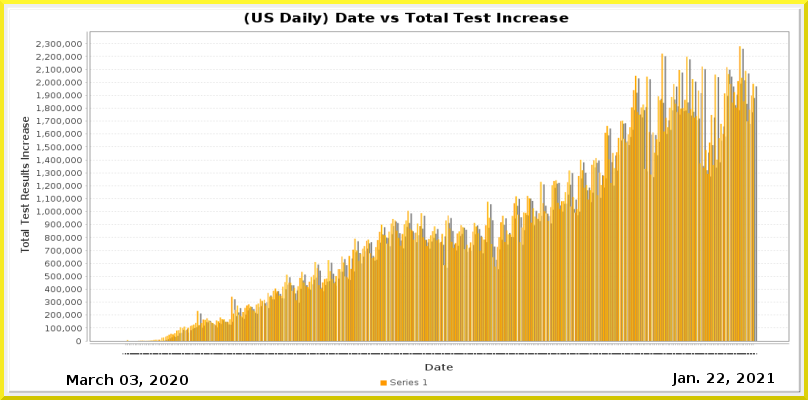
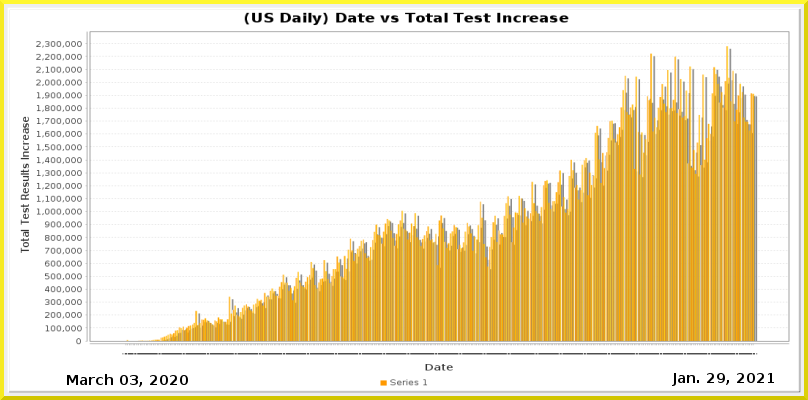
Before/after of a 808 × 400 layered artwork. What changed in the layer stack:
painted on "Current Date" over (717, 373, 725, 383)
painted on "Date_vs_TestIncrease.png" over (126, 46, 758, 355)
